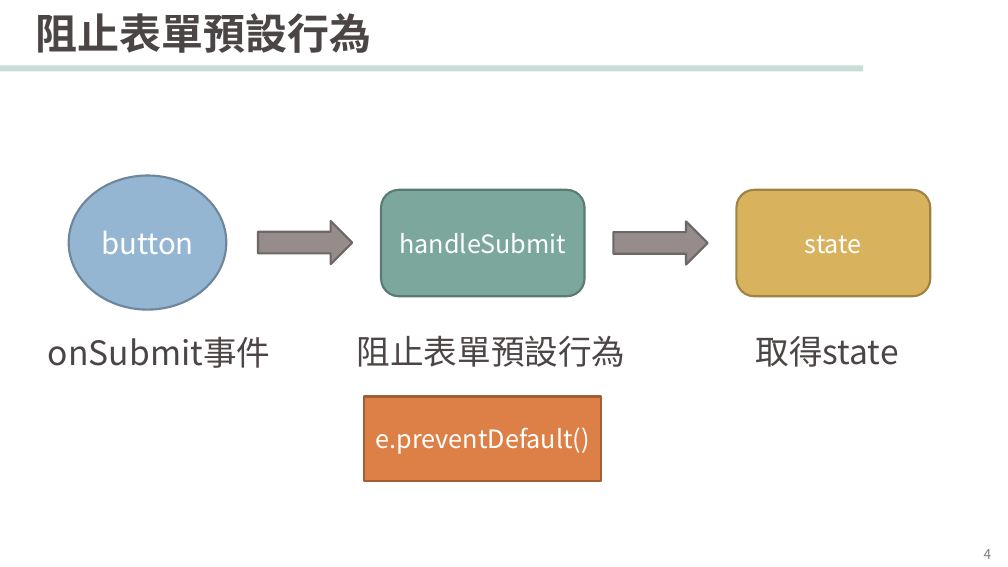
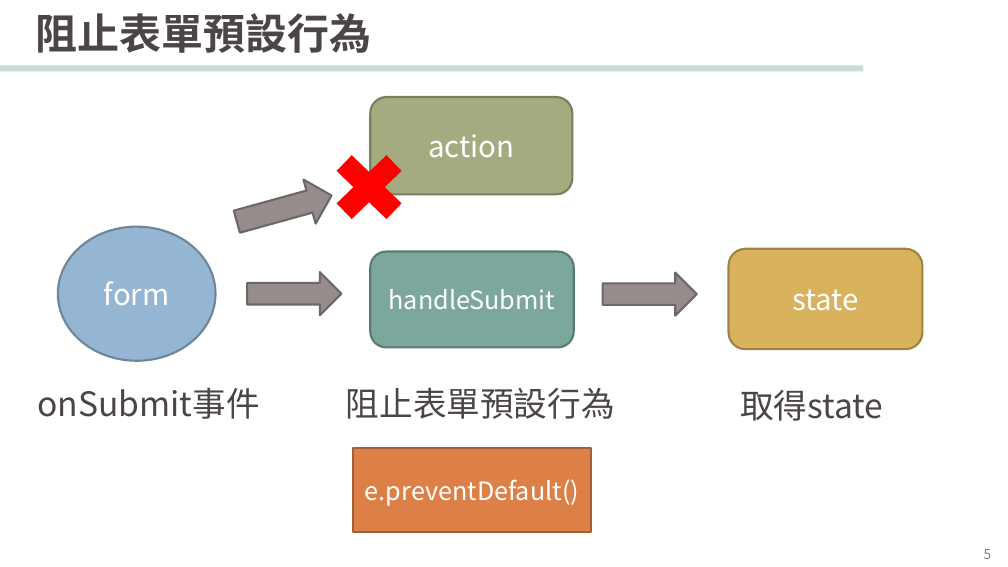
Before and after one commit to leeyouyi/course, a slide deck: slide 5 of 講義/第五堂課React-form.pptx (slide 4 before the commit). Drawn at 1008x567 pixels with LibreOffice and Linux fonts; fonts in the diff are those of the drawing; background and template pictures are left out. Boxes give left, top, right and bottom in pixels: in the first picture for what was removed or moved away, otherwise in the second. Text is boxed around its words. In the diff, an @@ line names an element or a change of style, - is before the commit and + after.

```diff
--- a/講義/第五堂課React-form.pptx
+++ b/講義/第五堂課React-form.pptx
@@ rounded rectangle added at [371, 97, 572, 194], fill #A5AB81, outline #7A7F5F 2 pt, 28 pt, text #FFFFFF @@
+action
@@ cross added at [321, 141, 417, 234], fill #FF0000 @@
@@ right arrow added at [231, 174, 338, 244], fill #968C8C, outline #6F6868 2 pt @@
@@ 2 texts, 2 right arrows, 1 rectangle, 1 ellipse: place and size @@
-2 texts, 2 right arrows, 1 rectangle, 1 ellipse at [48, 175, 708, 482]
+2 texts, 2 right arrows, 1 rectangle, 1 ellipse at [37, 227, 697, 532]
@@ rounded rectangle "handleSubmit": place and size @@
-rounded rectangle "handleSubmit" at [381, 190, 585, 296]
+rounded rectangle "handleSubmit" at [371, 252, 574, 348]
@@ rounded rectangle "state": place and size @@
-rounded rectangle "state" at [737, 190, 930, 296]
+rounded rectangle "state" at [729, 249, 923, 349]
@@ rounded rectangle "state" at [729, 249, 923, 349]: size 24 to 28 pt @@
@@ text in ellipse at [104, 281, 170, 305]: text changed @@
-button
+form
@@ text "取得state": place and size @@
-text "取得state" at [755, 336, 898, 367]
+text "取得state" at [740, 390, 883, 421]
@@ page number at [984, 549, 992, 559]: text changed @@
-4
+5
```
Also in this commit, not shown: 2 other slides changed, 8 other files.
